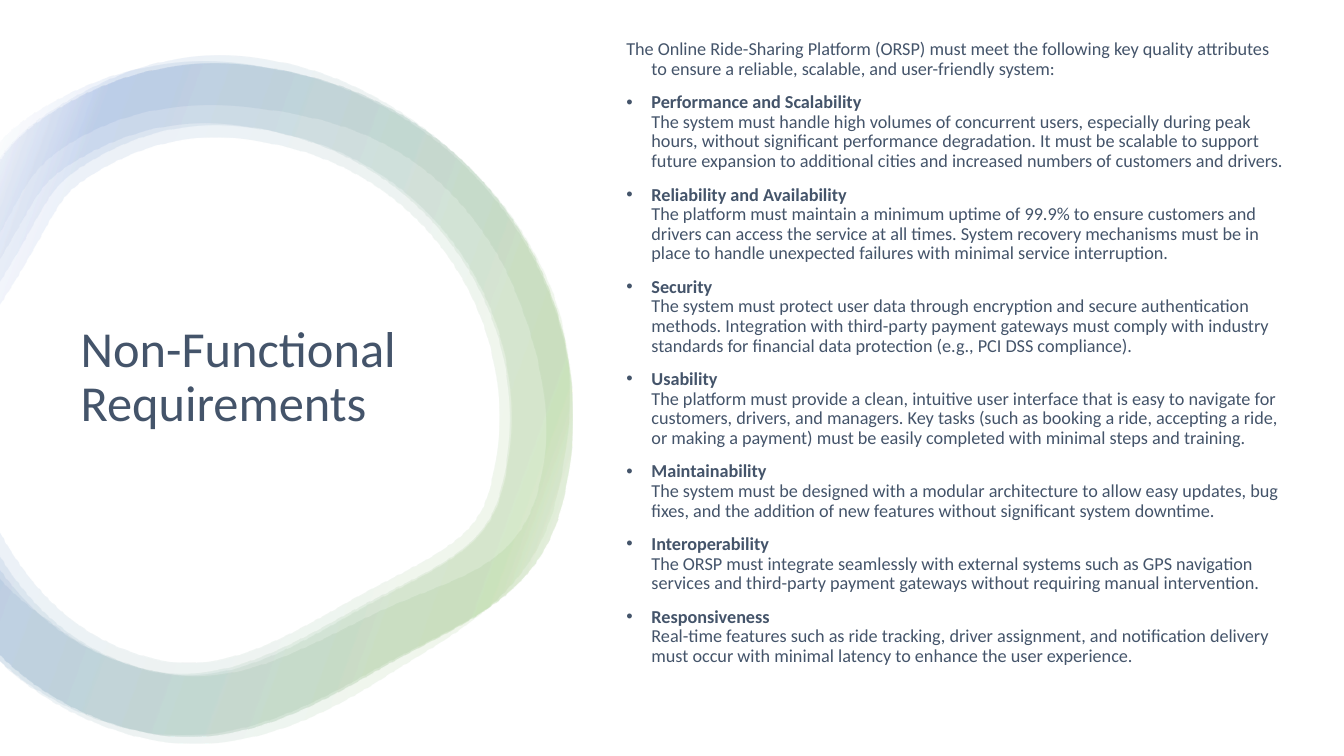
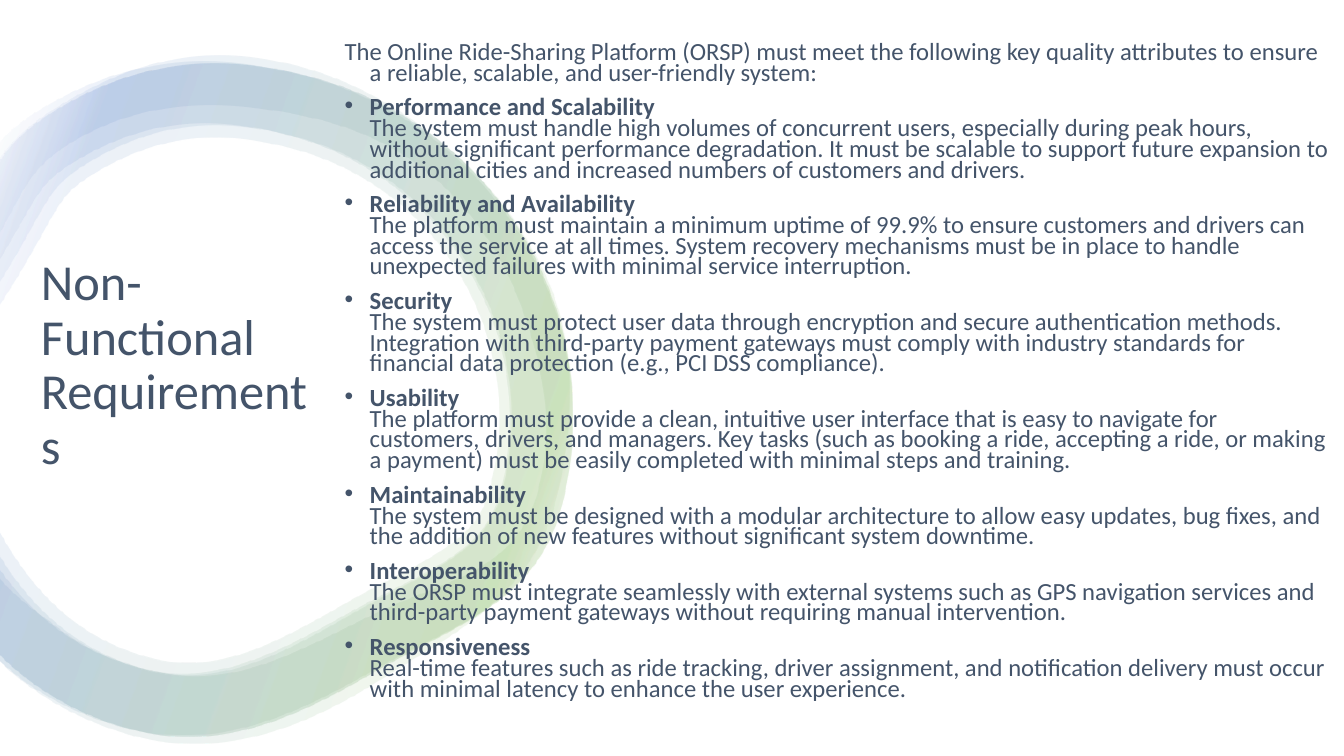
Before and after one commit to CheetoBuri/SE_SmartRide, a slide deck: slide 7 of 523K0010_523K0013.pptx. Drawn at 1344x756 pixels with LibreOffice and Linux fonts; fonts in the diff are those of the drawing. Boxes give left, top, right and bottom in pixels: in the first picture for what was removed or moved away, otherwise in the second. Text is boxed around its words. In the diff, an @@ line names an element or a change of style, - is before the commit and + after.

```diff
--- a/523K0010_523K0013.pptx
+++ b/523K0010_523K0013.pptx
@@ text "The Online Ride-Sharing Platform (ORSP) ..." moved from (x1=626, y1=42, x2=1283, y2=665) to (x1=345, y1=42, x2=1328, y2=701) @@
@@ text "The Online Ride-Sharing Platform (ORSP) ..." at (x1=345, y1=42, x2=1328, y2=701): size 12.9 to 17.6 pt; line spacing 0.9 to 0.7 @@
@@ title "Non-Functional Requirements" rewrapped from (x1=81, y1=332, x2=396, y2=429) to (x1=41, y1=267, x2=255, y2=356) @@
```
Also in this commit, not shown: 7 other slides changed.
